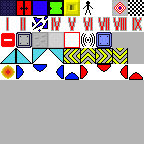
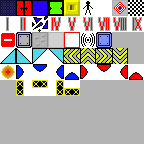
Layered file, before and after one edit (144x144). Changes by layer:
painted on "Hintergrund" over bbox(16, 80, 80, 96)
